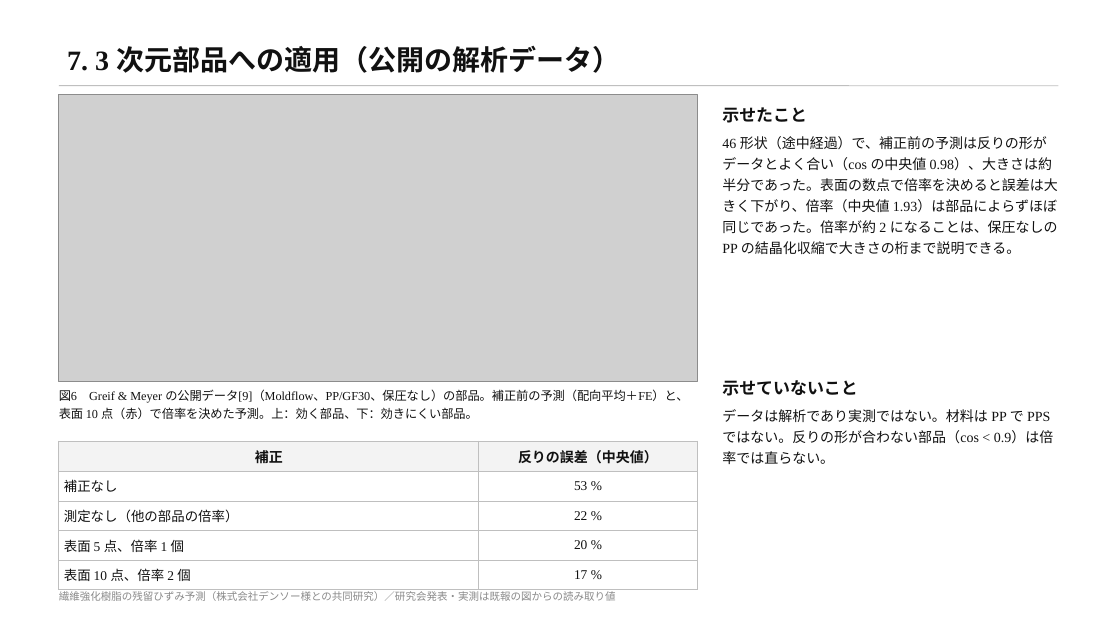
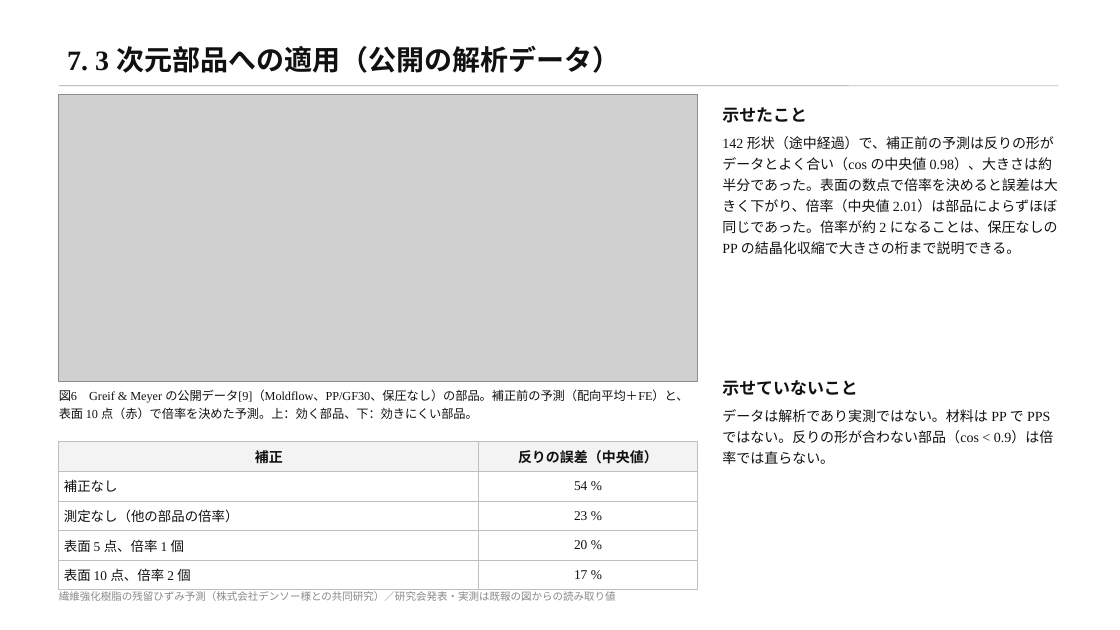
Before and after one commit to keisuke58/wccm2026-cfrp-gnn, a slide deck: slide 10 of slides/denso_kenkyukai.pptx. Drawn at 1120x630 pixels with LibreOffice and Linux fonts; fonts in the diff are those of the drawing; grey boxes stand for pictures. Boxes give left, top, right and bottom in pixels: in the first picture for what was removed or moved away, otherwise in the second. Text is boxed around its words. In the diff, an @@ line names an element or a change of style, - is before the commit and + after.

```diff
--- a/slides/denso_kenkyukai.pptx
+++ b/slides/denso_kenkyukai.pptx
@@ text at <box>722,136,1058,254</box>: text changed @@
-46 形状（途中経過）で、補正前の予測は反りの形がデータとよく合い（cos の中央値 0.98）、大きさは約半分であった。表面の数点で倍率を決めると誤差は大きく下がり、倍率（中央値 1.93）は部品によらずほぼ同じであった。倍率が約 2 になることは、保圧なしの PP の結晶化収縮で大きさの桁まで説明できる。
+142 形状（途中経過）で、補正前の予測は反りの形がデータとよく合い（cos の中央値 0.98）、大きさは約半分であった。表面の数点で倍率を決めると誤差は大きく下がり、倍率（中央値 2.01）は部品によらずほぼ同じであった。倍率が約 2 になることは、保圧なしの PP の結晶化収縮で大きさの桁まで説明できる。
@@ table at <box>59,441,697,585</box> @@
-row 2, column 2: 53 %
+row 2, column 2: 54 %
-row 3, column 2: 22 %
+row 3, column 2: 23 %
```
Also in this commit, not shown: 12 other files.
